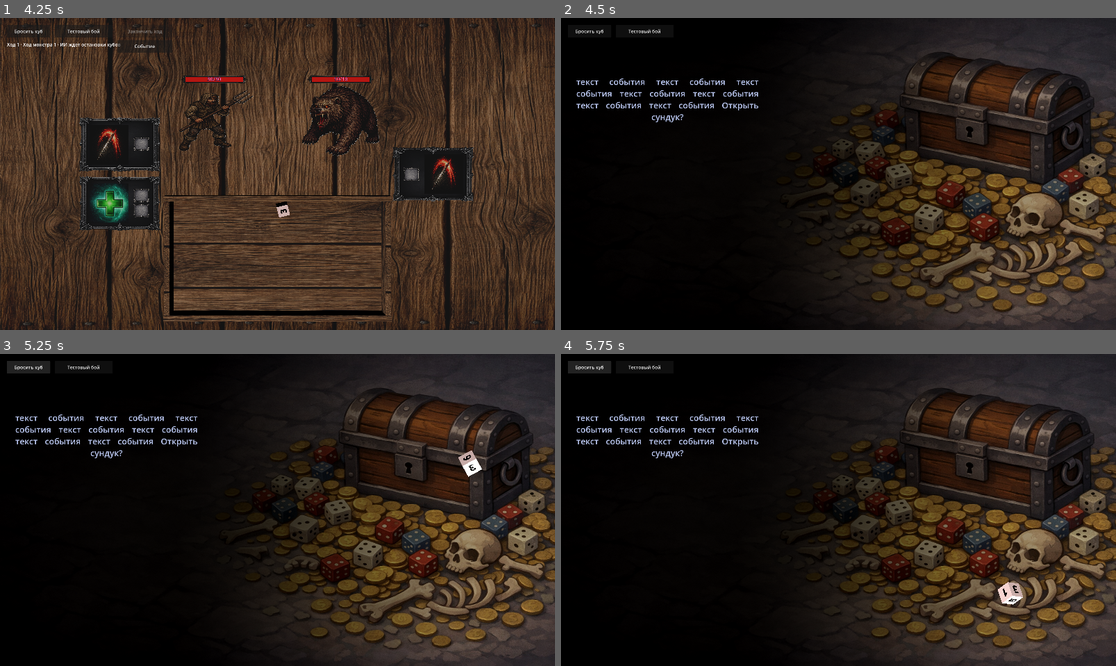
Above: before the commit, frames 1-4 (two rows, left to right).
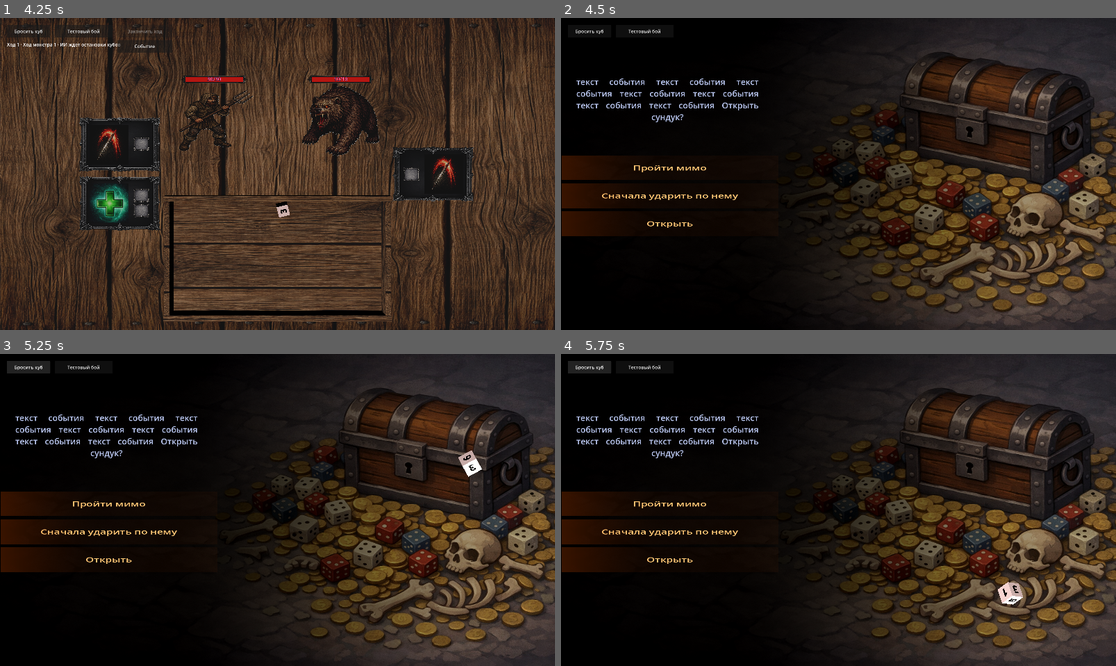
Above: after the commit, the same moments.

Repository: olegbogai-web/dicegame
Game: Godot game, scene res://scenes/board.tscn
Same seed, same stepped clock (60 frames per second), same inputs: the game is played once before the commit and once after it.
Inputs:
- Up to frame 1 (4.25 s): click "Бросить куб" at 0.5 s; click "Тестовый бой" at 1.25 s; click "Бросить куб" at 2 s; click "Тестовый бой" at 2.75 s; click "Закончить ход" at 3.5 s
- Up to frame 2 (4.5 s): click "Событие" at 4.25 s
- Up to frame 3 (5.25 s): click "Бросить куб" at 5 s
- Up to frame 4 (5.75 s): no input

Frame 1 is identical in both runs. In frame 2, 2.6% of the frame differs, in the area x 0-32%, y 44-70%; in frame 3, 2.6%; in frame 4, 2.6%.

Commit message:
Revert "Refine event choice hit target & hover; constrain dice face icon sizing"

Diff:
--- a/content/dice/view/dice_face_view.gd
+++ b/content/dice/view/dice_face_view.gd
@@ -38,8 +38,7 @@
 			if face_definition.icon != null:
 				_icon_sprite.texture = face_definition.icon
 				_icon_sprite.modulate = face_definition.overlay_tint
-				var texture_max_dimension := float(max(face_definition.icon.get_width(), face_definition.icon.get_height()))
-				_icon_sprite.pixel_size = max(min_size / max(texture_max_dimension, 1.0), 0.0001)
+				_icon_sprite.pixel_size = max(min_size / 128.0, 0.0001)
 				_icon_sprite.visible = true
 		DiceFaceDefinition.ContentType.TEXT:
 			_label.text = face_definition.text_value
--- a/scenes/event_room.tscn
+++ b/scenes/event_room.tscn
@@ -50,7 +50,7 @@
 [node name="choices" type="Node3D" parent="."]
 
 [node name="choice_background_1" type="MeshInstance3D" parent="choices" unique_id=120191202]
-transform = Transform3D(3.5, 0, 0, 0, 1, 0, 0, 0, 0.4, -5.45, -0.437, 1.6)
+transform = Transform3D(3.5, 0, 0, 0, 1, 0, 0, 0, 0.4, -5.45, 0.563, 1.6)
 material_override = SubResource("ShaderMaterial_6yyso")
 mesh = SubResource("PlaneMesh_rnshl")
 
@@ -70,7 +70,7 @@
 shape = SubResource("BoxShape3D_choice")
 
 [node name="choice_background_2" type="MeshInstance3D" parent="choices"]
-transform = Transform3D(3.5, 0, 0, 0, 1, 0, 0, 0, 0.4, -5.45, -0.437, 0.7)
+transform = Transform3D(3.5, 0, 0, 0, 1, 0, 0, 0, 0.4, -5.45, 0.563, 0.7)
 material_override = SubResource("ShaderMaterial_6yyso")
 mesh = SubResource("PlaneMesh_rnshl")
 
@@ -90,7 +90,7 @@
 shape = SubResource("BoxShape3D_choice")
 
 [node name="choice_background_3" type="MeshInstance3D" parent="choices"]
-transform = Transform3D(3.5, 0, 0, 0, 1, 0, 0, 0, 0.4, -5.45, -0.437, -0.2)
+transform = Transform3D(3.5, 0, 0, 0, 1, 0, 0, 0, 0.4, -5.45, 0.563, -0.2)
 material_override = SubResource("ShaderMaterial_6yyso")
 mesh = SubResource("PlaneMesh_rnshl")
 
--- a/scenes/scripts/event_room_controller.gd
+++ b/scenes/scripts/event_room_controller.gd
@@ -18,8 +18,6 @@
 const POSITIVE_FACE_ICON := preload("res://assets/material/green.png")
 const NEUTRAL_FACE_ICON := preload("res://assets/material/yelow.png")
 const NEGATIVE_FACE_ICON := preload("res://assets/material/red.png")
-const CHOICE_HOVER_TINT := Color(1.0, 0.95, 0.65, 1.0)
-const CHOICE_NORMAL_TINT := Color(1.0, 1.0, 1.0, 1.0)
 
 @export var event_definition: EventDefinition
 
@@ -34,7 +32,6 @@
 var _result_anchor_transform := Transform3D.IDENTITY
 var _event_dice: Dice
 var _is_resolving := false
-var _hovered_background: MeshInstance3D
 
 
 func _ready() -> void:
@@ -48,7 +45,6 @@
 	if _camera != null:
 		_camera.current = true
 	_collect_choice_entries()
-	_apply_choice_highlight(null)
 	_apply_event_definition()
 
 
@@ -109,16 +105,6 @@
 		_choice_entries[index] = entry
 
 
-func _process(_delta: float) -> void:
-	if _is_resolving:
-		if _hovered_background != null:
-			_apply_choice_highlight(null)
-		return
-	if _camera == null:
-		return
-	_apply_choice_highlight(_pick_choice_background(get_viewport().get_mouse_position()))
-
-
 func _unhandled_input(event: InputEvent) -> void:
 	if _is_resolving:
 		return
@@ -129,51 +115,25 @@
 
 
 func _try_pick_choice(mouse_position: Vector2) -> void:
-	var background := _pick_choice_background(mouse_position)
-	if background == null:
-		return
-	for entry in _choice_entries:
-		if entry.get("background") == background:
-			_on_choice_selected(entry.get("choice") as EventChoiceDefinition)
-			return
-
-
-func _pick_choice_background(mouse_position: Vector2) -> MeshInstance3D:
 	if _camera == null:
-		return null
+		return
 	var space_state := get_world_3d().direct_space_state
 	var ray_origin := _camera.project_ray_origin(mouse_position)
 	var ray_direction := _camera.project_ray_normal(mouse_position)
 	var query := PhysicsRayQueryParameters3D.create(ray_origin, ray_origin + ray_direction * 200.0)
 	var hit := space_state.intersect_ray(query)
 	if hit.is_empty():
-		return null
+		return
 	var collider := hit.get("collider") as Node
 	if collider == null:
-		return null
-	if collider is Label3D and collider.name == "text_choice":
-		return null
-	return _find_choice_background_from(collider)
-
-
-func _find_choice_background_from(node: Node) -> MeshInstance3D:
-	var current := node
-	while current != null:
-		if current is MeshInstance3D and current.name.begins_with("choice_background"):
-			return current as MeshInstance3D
-		current = current.get_parent()
-	return null
-
-
-func _apply_choice_highlight(background: MeshInstance3D) -> void:
-	if _hovered_background == background:
-		return
-	_hovered_background = background
+		return
 	for entry in _choice_entries:
-		var choice_background := entry.get("background") as MeshInstance3D
-		if choice_background == null or not choice_background.visible:
-			continue
-		choice_background.modulate = CHOICE_HOVER_TINT if choice_background == _hovered_background else CHOICE_NORMAL_TINT
+		var background := entry.get("background") as MeshInstance3D
+		if background == null:
+			continue
+		if collider == background or collider.get_parent() == background:
+			_on_choice_selected(entry.get("choice") as EventChoiceDefinition)
+			return
 
 
 func _on_choice_selected(choice: EventChoiceDefinition) -> void:
@@ -181,7 +141,6 @@
 		return
 	_selected_choice = choice
 	_is_resolving = true
-	_apply_choice_highlight(null)
 	await _play_selection_collapse_animation()
 	await _roll_and_resolve()
 	_is_resolving = false
